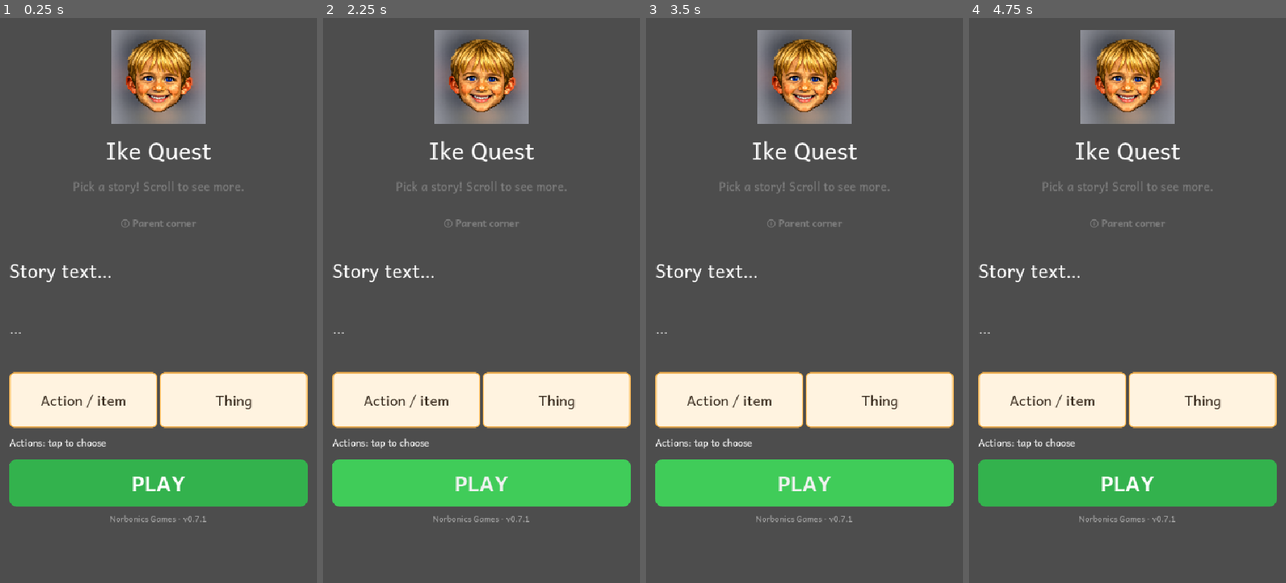
Above: before the commit, frames 1-4 (left to right).
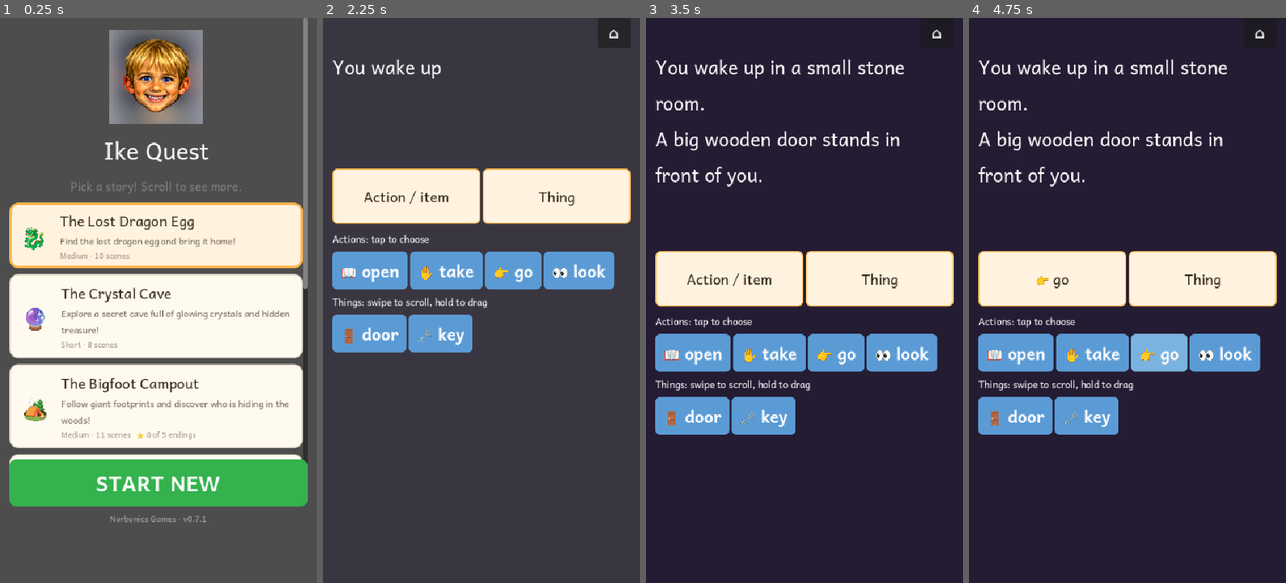
Above: after the commit, the same moments.

Repository: DlaregY/kid-text-adventure
Game: Godot game, scene res://Game.tscn
Two runs of this game, one before a commit and one after it. Both use one fixed random seed, a clock stepped at 60 frames per second and the inputs below.
Inputs (mouse positions are in pixels of both pictures, inside the frame that each line leads up to):
- Up to frame 1 (0.25 s): no input
- Up to frame 2 (2.25 s): click (478, 232) at 0.52 s; click (478, 232) at 1.27 s; click "PLAY" (after the commit: "START NEW") at 2 s
- Up to frame 3 (3.5 s): click (804, 481) at 2.75 s, where only the run before the commit has a clickable "PLAY"
- Up to frame 4 (4.75 s): click (1159, 351) at 3.5 s, where only the run after the commit has a clickable "👉 go"; click (1159, 351) at 4.25 s, where only the run after the commit has a clickable "👉 go"

The runs differ from the first frame. In frame 1, 37% of the frame differs, in the area x 2-98%, y 0-84%; in frame 2, 42%; in frame 3, 100%; in frame 4, 100%, in the area x 0-100%, y 0-100%.
Error before the commit: Invalid assignment of property or key 'text' with value of type 'String' on a base object of type 'null instance'. (res://scripts/Game.gd:236)

Commit message:
Bind fixed menu footer to version.txt

Diff:
--- a/scripts/Game.gd
+++ b/scripts/Game.gd
@@ -173,7 +173,7 @@
 @onready var transition_overlay: ColorRect = $TransitionOverlay
 @onready var continue_bar: Control = $ContinueBar
 @onready var continue_button: Button = $ContinueBar/ContinueButton
-@onready var version_label: Label = $ScrollContainer/Layout/MenuScreen/VersionLabel
+@onready var version_label: Label = $BottomBar/VersionLabel
 @onready var hint_button: Button = $ScrollContainer/Layout/HintButton
 @onready var scroll_container: ScrollContainer = $ScrollContainer
 @onready var layout: VBoxContainer = $ScrollContainer/Layout
